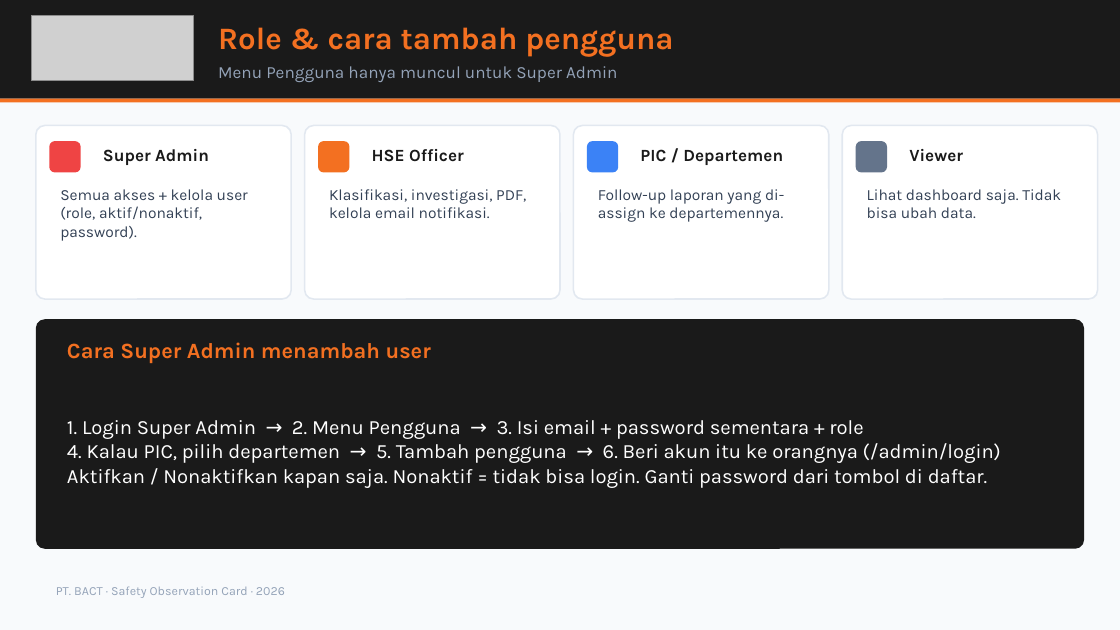
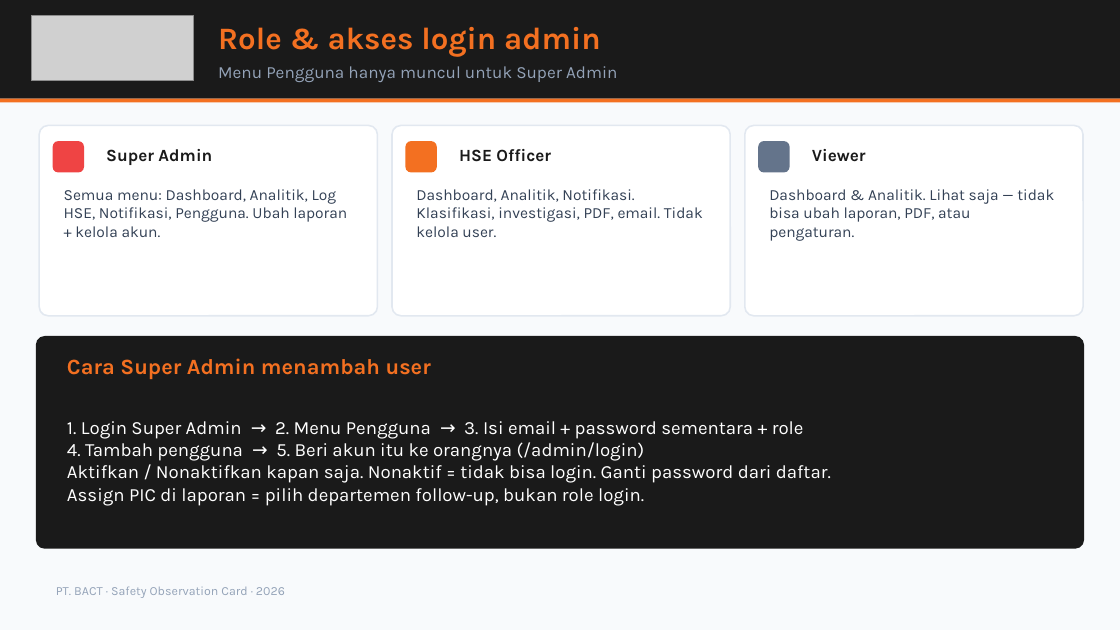
Before and after one commit to msatibi32/bact-safety-observation-modern, a slide deck: slide 12 of supabase/BACT-SOC-Presentasi-HSE.pptx. Drawn at 1120x630 pixels with LibreOffice and Linux fonts; fonts in the diff are those of the drawing; grey boxes stand for pictures. Boxes give left, top, right and bottom in pixels: in the first picture for what was removed or moved away, otherwise in the second. Text is boxed around its words. In the diff, an @@ line names an element or a change of style, - is before the commit and + after.

```diff
--- a/supabase/BACT-SOC-Presentasi-HSE.pptx
+++ b/supabase/BACT-SOC-Presentasi-HSE.pptx
@@ text at [218, 27, 601, 57]: text changed @@
-Role & cara tambah pengguna
+Role & akses login admin
@@ rounded rectangle: place and size @@
-rounded rectangle at [36, 125, 291, 299]
+rounded rectangle at [39, 125, 377, 316]
@@ rounded rectangle: place and size @@
-rounded rectangle at [49, 141, 81, 172]
+rounded rectangle at [53, 141, 84, 172]
@@ rounded rectangle: place and size @@
-rounded rectangle at [305, 125, 560, 299]
+rounded rectangle at [392, 125, 730, 316]
@@ rounded rectangle: place and size @@
-rounded rectangle at [318, 141, 349, 172]
+rounded rectangle at [405, 141, 437, 172]
@@ text "HSE Officer": place and size @@
-text "HSE Officer" at [372, 149, 464, 162]
+text "HSE Officer" at [459, 149, 551, 162]
@@ text removed at [640, 149, 783, 165] @@
-PIC / Departemen
@@ rounded rectangle: place and size @@
-rounded rectangle at [573, 125, 829, 299]
+rounded rectangle at [745, 125, 1083, 316]
@@ rounded rectangle: place and size @@
-rounded rectangle at [587, 141, 618, 172]
+rounded rectangle at [758, 141, 790, 172]
@@ rounded rectangle at [758, 141, 790, 172]: fill #3B82F6 to #64748B @@
@@ text "Viewer": place and size @@
-text "Viewer" at [909, 149, 963, 162]
+text "Viewer" at [812, 149, 866, 162]
@@ rounded rectangle removed at [842, 125, 1098, 299] @@
@@ rounded rectangle removed at [856, 141, 887, 172] @@
@@ text at [64, 189, 347, 237]: text changed @@
-Semua akses + kelola user (role, aktif/nonaktif, password).
+Semua menu: Dashboard, Analitik, Log HSE, Notifikasi, Pengguna. Ubah laporan + kelola akun.
@@ text at [416, 189, 703, 237]: text changed @@
-Klasifikasi, investigasi, PDF, kelola email notifikasi.
+Dashboard, Analitik, Notifikasi. Klasifikasi, investigasi, PDF, email. Tidak kelola user.
@@ text removed at [598, 189, 784, 222] @@
-Follow-up laporan yang di-assign ke departemennya.
@@ text at [769, 189, 1054, 241]: text changed @@
-Lihat dashboard saja. Tidak bisa ubah data.
+Dashboard & Analitik. Lihat saja — tidak bisa ubah laporan, PDF, atau pengaturan.
@@ proportions changed in 4 elements at [39, 125, 377, 316], [392, 125, 730, 316], [745, 125, 1083, 316], [36, 336, 1084, 549] @@
@@ rounded rectangle: place and size @@
-rounded rectangle at [36, 319, 1084, 549]
+rounded rectangle at [36, 336, 1084, 549]
@@ text "Cara Super Admin menambah user": place and size @@
-text "Cara Super Admin menambah user" at [67, 342, 431, 363]
+text "Cara Super Admin menambah user" at [67, 358, 431, 379]
@@ text at [67, 442, 831, 506]: text changed; size 13 to 12 pt @@
-4. Kalau PIC, pilih departemen → 5. Tambah pengguna → 6. Beri akun itu ke orangnya (/admin/login)
-Aktifkan / Nonaktifkan kapan saja. Nonaktif = tidak bisa login. Ganti password dari tombol di daftar.
+4. Tambah pengguna → 5. Beri akun itu ke orangnya (/admin/login)
+Aktifkan / Nonaktifkan kapan saja. Nonaktif = tidak bisa login. Ganti password dari daftar.
+Assign PIC di laporan = pilih departemen follow-up, bukan role login.
@@ text at [67, 421, 804, 439]: size 13 to 12 pt in "1. Login Super Admin → 2. Menu ..." @@
```
Also in this commit, not shown: 5 other slides changed, 23 other files.
